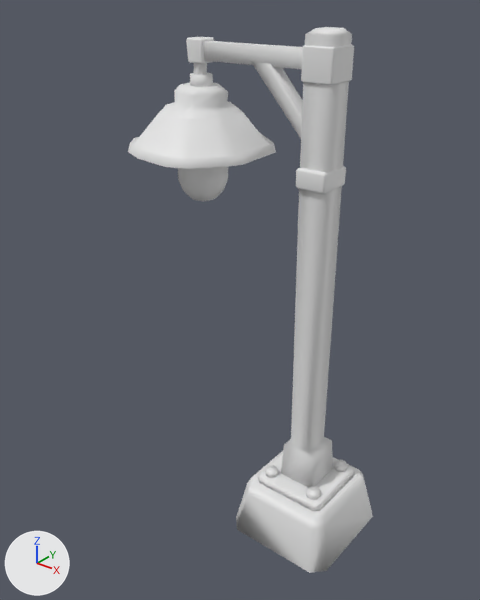
A saved change to the glTF model assets/props/destructible/streetlamp-fractured.glb.
One viewpoint serves both versions: a camera (50 mm lens) standing at (0.695, -0.911, 0.543) and looking at (-0.024, -0.011, -0.015). Arrows for +X, +Y and +Z are at lower left; the lights stay in place. The older version comes first. Vertices at exactly the same position are counted once.

The older version as bpy lines, for what is in view:
```python
me_fracture_piece_00 = bpy.data.meshes.new('fracture_piece_00')
me_fracture_piece_00.from_pydata(...)  # 93 vertices, 129 faces; spans x -0.111..0.111, y -0.114..0.114, z -0.358..0.358
me_fracture_piece_01 = bpy.data.meshes.new('fracture_piece_01')
me_fracture_piece_01.from_pydata(...)  # 84 vertices, 113 faces; spans x -0.111..0.111, y -0.114..0.114, z -0.1..0.1
me_fracture_piece_02 = bpy.data.meshes.new('fracture_piece_02')
me_fracture_piece_02.from_pydata(...)  # 223 vertices, 328 faces; spans x -0.186..0.186, y -0.098..0.098, z -0.145..0.145
me_fracture_piece_03 = bpy.data.meshes.new('fracture_piece_03')
me_fracture_piece_03.from_pydata(...)  # 64 vertices, 68 faces; spans x -0.135..0.135, y -0.031..0.031, z -0.121..0.121
me_fracture_piece_04 = bpy.data.meshes.new('fracture_piece_04')
me_fracture_piece_04.from_pydata(...)  # 190 vertices, 258 faces; spans x -0.186..0.186, y -0.096..0.096, z -0.145..0.145
me_fracture_piece_05 = bpy.data.meshes.new('fracture_piece_05')
me_fracture_piece_05.from_pydata(...)  # 70 vertices, 75 faces; spans x -0.135..0.135, y -0.054..0.054, z -0.121..0.121
ob_piece_00 = bpy.data.objects.new('piece_00', me_fracture_piece_00)
ob_piece_00.location = (0.139, 0.0, -0.118)
ob_piece_01 = bpy.data.objects.new('piece_01', me_fracture_piece_01)
ob_piece_01.location = (0.139, 0.0, -0.376)
ob_piece_02 = bpy.data.objects.new('piece_02', me_fracture_piece_02)
ob_piece_02.location = (-0.069, -0.031, 0.305)
ob_piece_03 = bpy.data.objects.new('piece_03', me_fracture_piece_03)
ob_piece_03.location = (0.027, 0.002, 0.355)
ob_piece_04 = bpy.data.objects.new('piece_04', me_fracture_piece_04)
ob_piece_04.location = (-0.069, 0.038, 0.305)
ob_piece_05 = bpy.data.objects.new('piece_05', me_fracture_piece_05)
ob_piece_05.location = (0.027, 0.015, 0.355)
```
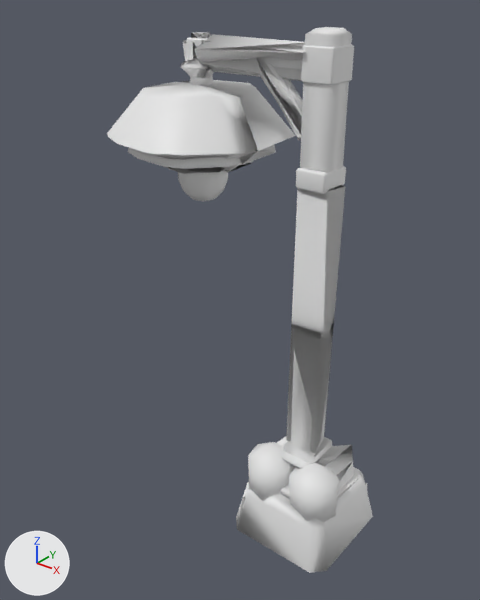
The change in detail:
me_fracture_piece_00 is used by ob_piece_00; location (0.139, 0.0, -0.118).
me_fracture_piece_00 had 93 vertices, 129 faces and spanned x -0.111..0.111, y -0.114..0.114, z -0.358..0.358.
me_fracture_piece_00 now has 186 vertices, 348 faces and spans x -0.111..0.111, y -0.114..0.114, z -0.363..0.358.
me_fracture_piece_00 part 1: a new loose piece of 18 vertices spanning x 0.001..0.095, y -0.093..-0.004, z -0.298..-0.161.
me_fracture_piece_00 part 2: a new loose piece of 18 vertices spanning x -0.096..-0.006, y -0.098..-0.004, z -0.298..-0.161.
me_fracture_piece_00 part 3: 57 vertices added at x -0.087..0.087, y -0.099..0.099, z -0.363..0.358.
me_fracture_piece_01 is used by ob_piece_01; location (0.139, 0.0, -0.376).
me_fracture_piece_01 had 84 vertices, 113 faces and spanned x -0.111..0.111, y -0.114..0.114, z -0.1..0.1.
me_fracture_piece_01 now has 168 vertices, 308 faces and spans x -0.111..0.111, y -0.114..0.114, z -0.103..0.1.
me_fracture_piece_01 part 4: 48 vertices added at x -0.098..0.098, y -0.107..0.107, z -0.103..0.099.
Other edits to the shape of me_fracture_piece_01 do not show in these pictures.
me_fracture_piece_02 is used by ob_piece_02; location (-0.069, -0.031, 0.305).
me_fracture_piece_02 had 223 vertices, 328 faces and spanned x -0.186..0.186, y -0.098..0.098, z -0.145..0.145.
me_fracture_piece_02 now has 446 vertices, 864 faces and spans x -0.218..0.186, y -0.135..0.098, z -0.145..0.153.
me_fracture_piece_02 part 5: 223 vertices added at x -0.218..0.183, y -0.135..0.08, z -0.099..0.153.
me_fracture_piece_03 is used by ob_piece_03; location (0.027, 0.002, 0.355).
me_fracture_piece_03 had 64 vertices, 68 faces and spanned x -0.135..0.135, y -0.031..0.031, z -0.121..0.121.
me_fracture_piece_03 now has 128 vertices, 236 faces and spans x -0.135..0.135, y -0.031..0.031, z -0.122..0.121.
Part 6, on me_fracture_piece_03:
64 vertices are added at x -0.134..0.13, y -0.03..0.026, z -0.122..0.111.
168 new faces join them.
me_fracture_piece_04 is used by ob_piece_04; location (-0.069, 0.038, 0.305).
me_fracture_piece_04 had 190 vertices, 258 faces and spanned x -0.186..0.186, y -0.096..0.096, z -0.145..0.145.
me_fracture_piece_04 now has 380 vertices, 732 faces and spans x -0.218..0.186, y -0.096..0.13, z -0.145..0.153.
me_fracture_piece_04 part 7: 190 vertices added at x -0.218..0.185, y -0.086..0.13, z -0.099..0.153.

Pixel boxes (x1, y1, x2, y2) of what changed, in the pictures (480 x 600 px):
'piece_00', reshaped
    before: (236, 186, 373, 573)
    after: (236, 185, 373, 573)
'piece_02', reshaped (12% wider)
    before: (128, 37, 302, 201)
    after: (107, 32, 302, 201)
'piece_04', reshaped
    before: (189, 37, 298, 200)
    after: (180, 32, 305, 200)
'piece_03', reshaped
    before: (221, 27, 354, 190)
    after: (253, 27, 354, 184)
'piece_01', reshaped
    before: (253, 437, 373, 526)
    after: (314, 437, 373, 526)
part 1 of me_fracture_piece_00, added
    after: (289, 463, 339, 522)
part 2 of me_fracture_piece_00, added
    after: (248, 442, 293, 501)
part 3 of me_fracture_piece_00, added
    after: (237, 185, 368, 528)
part 4 of me_fracture_piece_01, added
    after: (337, 462, 354, 492)
part 5 of me_fracture_piece_02, added
    after: (107, 32, 258, 174)
part 6 of me_fracture_piece_03, added
    after: (253, 53, 302, 168)
part 7 of me_fracture_piece_04, added
    after: (180, 32, 305, 169)
